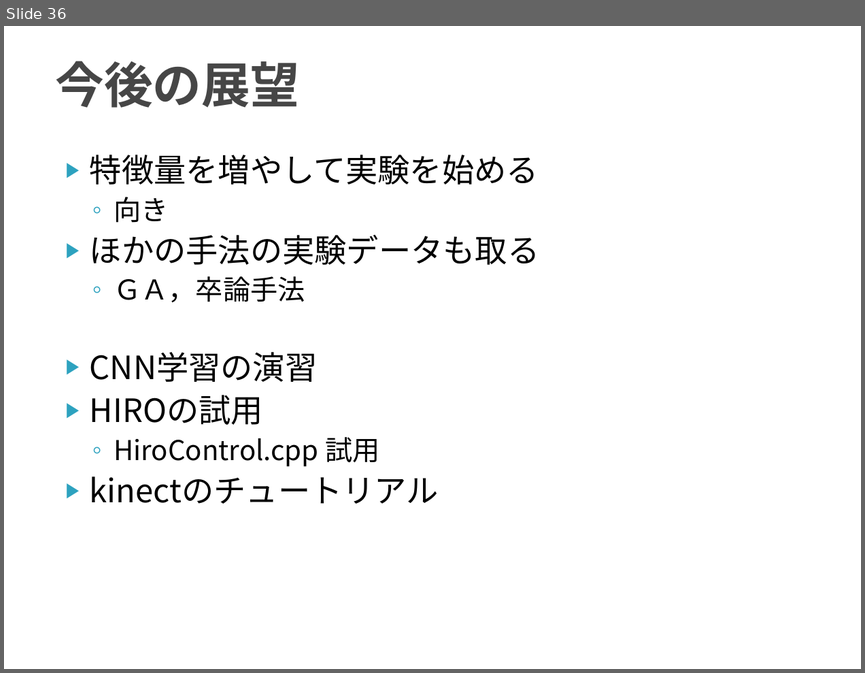
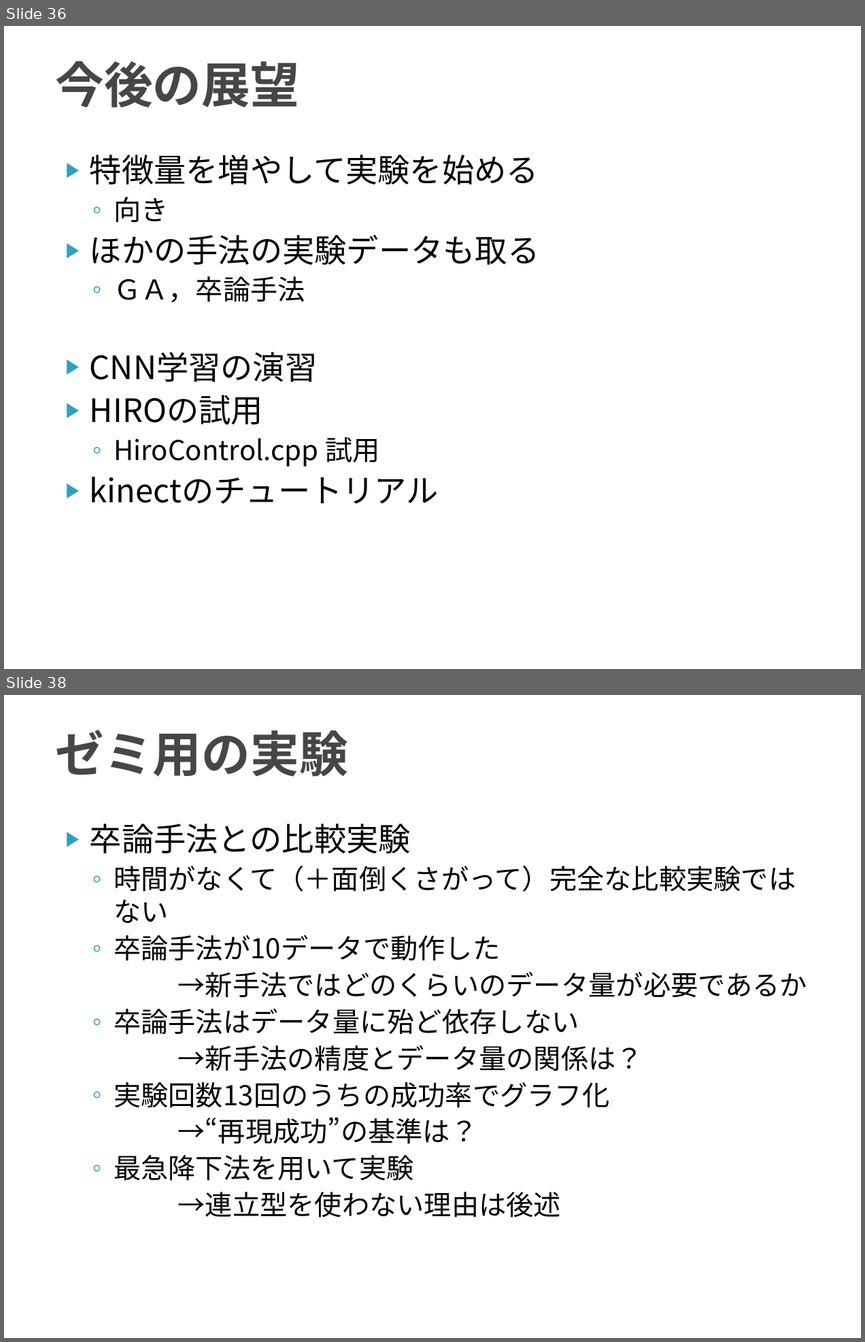
Before and after one commit to TetsuyaKomota/GitforEclipseTest, a slide deck: IntentionLearning_v2/slide/discussion2016.pptx. Shown one above the other, each under a label of ours: slide 36 before the commit, slides 36 and 38 after it; the slides between them are not shown. The pictures are 865x673 and 865x1342 pixels, drawn with LibreOffice and Linux fonts; fonts in the diff are those of the drawing. Boxes give left, top, right and bottom in pixels: in the first picture for what was removed or moved away, otherwise in the second. Text is boxed around its words. In the diff, an @@ line names an element or a change of style, - is before the commit and + after.

```diff
--- a/IntentionLearning_v2/slide/discussion2016.pptx
+++ b/IntentionLearning_v2/slide/discussion2016.pptx
@@ slide 38 added at bbox=[4, 695, 861, 1338], background #FFFFFF @@
@@ title added at bbox=[55, 730, 347, 777], 41 pt, text #464646, bold @@
+ゼミ用の実験
@@ text added at bbox=[90, 824, 808, 1217], 23 pt, text #000000 @@
+▶ 卒論手法との比較実験
+  ◦ 時間がなくて（＋面倒くさがって）完全な比較実験ではない
+  ◦ 卒論手法が10データで動作した
+  →新手法ではどのくらいのデータ量が必要であるか
+  ◦ 卒論手法はデータ量に殆ど依存しない
+  →新手法の精度とデータ量の関係は？
+  ◦ 実験回数13回のうちの成功率でグラフ化
+  →“再現成功”の基準は？
+  ◦ 最急降下法を用いて実験
+  →連立型を使わない理由は後述
```
Also in this commit, not shown: 7 other slides added, 6 other files.
